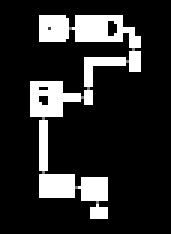
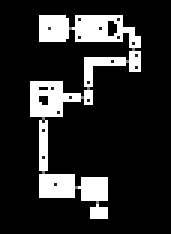
Layer changes from the first 171 x 234 image to the second:
added layer "Enimy" above "Player" over <box>42,18,138,186</box>
